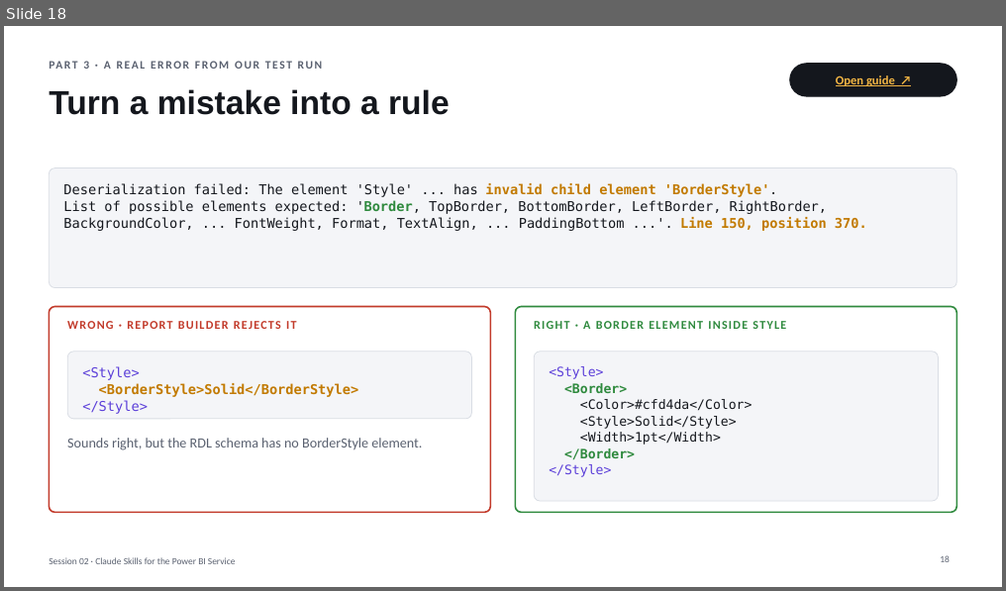
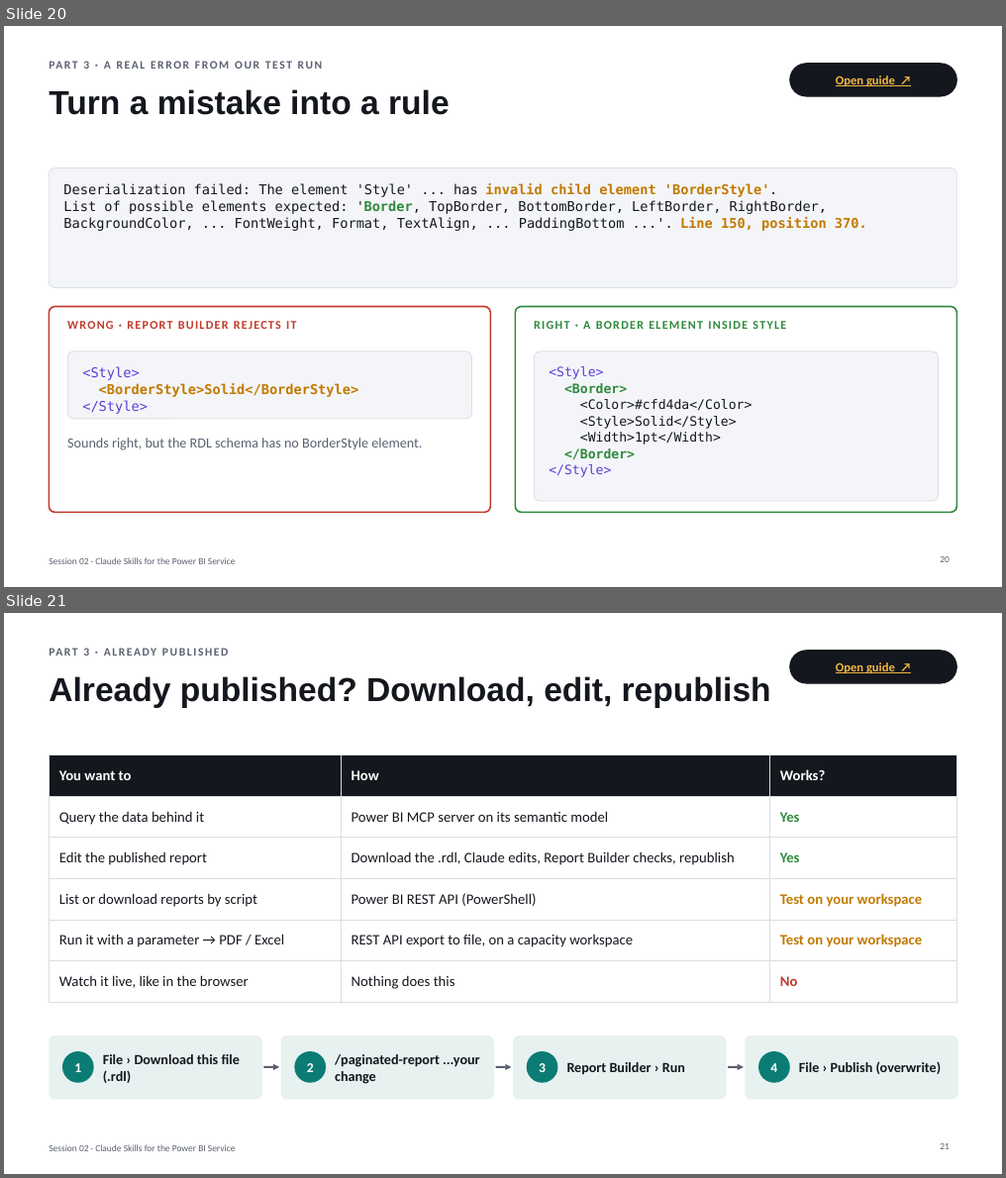
Before and after one commit to kumar98rishav-oss/Claude-AI-Power-BI, a slide deck: session-02/Session02_PowerBI_Service_Paginated_Skills.pptx. Shown one above the other, each under a label of ours: slide 18 before the commit, slides 20 and 21 after it. The pictures are 1006x591 and 1006x1178 pixels, drawn with LibreOffice and Linux fonts; fonts in the diff are those of the drawing. Boxes give left, top, right and bottom in pixels: in the first picture for what was removed or moved away, otherwise in the second. Text is boxed around its words. In the diff, an @@ line names an element or a change of style, - is before the commit and + after.

```diff
--- a/session-02/Session02_PowerBI_Service_Paginated_Skills.pptx
+++ b/session-02/Session02_PowerBI_Service_Paginated_Skills.pptx
@@ slide 21 added at [4,613,1002,1174], background #FFFFFF; not listed: 1 template element that a slide beside it also shows @@
@@ text added at [83,648,89,656], 11 pt, text #5A6170, bold @@
+PART 3 · ALREADY PUBLISHED
@@ rounded rectangle added at [790,651,957,683], fill #14171D, outline #14171D 1 pt @@
@@ text added at [836,663,895,673], 12 pt, text #F2B544, bold, underline @@
+Open guide ↗
@@ title added at [49,676,771,708], 32 pt, text #14171D, bold @@
+Already published? Download, edit, republish
@@ table added at [49,756,957,993], 6 rows, 3 columns @@
+You want to | How | Works?
+Query the data behind it | Power BI MCP server on its semantic model | Yes
+Edit the published report | Download the .rdl, Claude edits, Report Builder checks, republish | Yes
+List or download reports by script | Power BI REST API (PowerShell) | Test on your workspace
+Run it with a parameter → PDF / Excel | REST API export to file, on a capacity workspace | Test on your workspace
+Watch it live, like in the browser | Nothing does this | No
@@ rounded rectangle added at [49,1036,262,1100], fill #0B7C74 at 10% opacity @@
@@ ellipse added at [62,1052,94,1083], fill #0B7C74 @@
@@ text added at [103,1055,240,1083], 13.5 pt, text #14171D, bold @@
+File › Download this file (.rdl)
@@ rounded rectangle added at [281,1036,494,1100], fill #0B7C74 at 10% opacity @@
@@ ellipse added at [294,1052,326,1083], fill #0B7C74 @@
@@ text added at [335,1055,480,1084], 13.5 pt, text #14171D, bold @@
+/paginated-report ...your change
@@ rounded rectangle added at [513,1036,727,1100], fill #0B7C74 at 10% opacity @@
@@ ellipse added at [527,1052,558,1083], fill #0B7C74 @@
@@ rounded rectangle added at [746,1036,958,1100], fill #0B7C74 at 10% opacity @@
@@ ellipse added at [758,1052,790,1083], fill #0B7C74 @@
@@ text added at [74,1063,81,1072], 13 pt, text #FFFFFF, bold @@
+1
@@ arrow added from (263, 1067) to (279, 1067), #5A6170 1.75 pt @@
@@ text added at [307,1063,314,1072], 13 pt, text #FFFFFF, bold @@
+2
@@ arrow added from (496, 1067) to (512, 1067), #5A6170 1.75 pt @@
@@ text added at [539,1063,546,1072], 13 pt, text #FFFFFF, bold @@
+3
@@ text added at [567,1062,685,1075], 13.5 pt, text #14171D, bold @@
+Report Builder › Run
@@ arrow added from (728, 1067) to (744, 1067), #5A6170 1.75 pt @@
@@ text added at [770,1063,777,1072], 13 pt, text #FFFFFF, bold @@
+4
@@ text added at [799,1061,942,1074], 13.5 pt, text #14171D, bold @@
+File › Publish (overwrite)
@@ page number added at [940,1144,949,1150], 9 pt, text #5A6170 @@
+21
@@ what was slide 18 is now slide 20 @@
@@ page number at [940,557,949,563]: text changed @@
-18
+20
```
Also in this commit, not shown: 3 slides changed, 4 other slides added, 2 other files.
